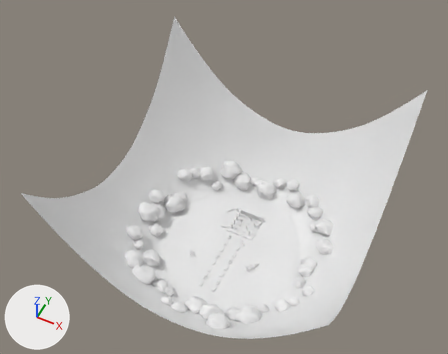
The glTF model Kemet/Game/assets/levels/sunken/level.glb, before and after one commit.
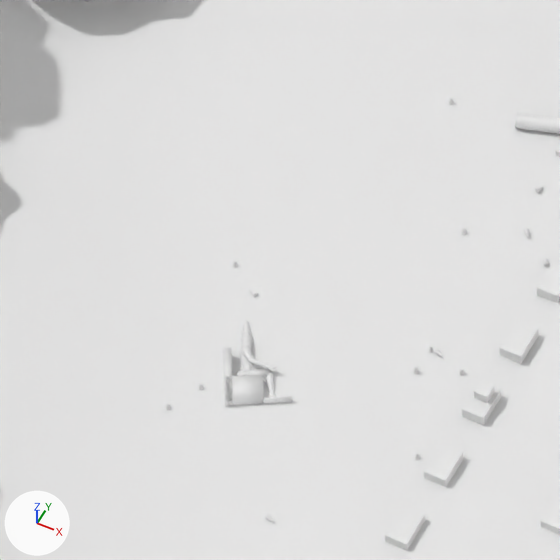
The first picture shows the older version from a camera (50 mm lens) standing at (159.0, -325.0, 521.0) and looking at (-14.0, 22.0, 88.0). The close-ups show the older and then the newer version on the part from 37% to 50% of the width and 60% to 77% of the height of that picture. Only the edits that show in the close-ups are written down. Arrows for +X, +Y and +Z are at lower left; the lights stay in place. Vertices at exactly the same position are counted once.

Script lines for the objects in view, before the commit:
```python
me_bed_001 = bpy.data.meshes.new('bed.001')
me_bed_001.from_pydata(...)  # 8281 vertices, 16200 faces; spans x -130.0..130.0, y -110.0..140.0, z -1.0..159.0
me_ruins_002 = bpy.data.meshes.new('ruins.002')
me_ruins_002.from_pydata(...)  # 2080 vertices, 3968 faces; spans x -25.2..17.2, y -45.1..56.0, z 0.0..8.8
me_ruins_003 = bpy.data.meshes.new('ruins.003')
me_ruins_003.from_pydata(...)  # 13808 vertices, 27340 faces; spans x -35.5..34.6, y -19.4..52.9, z -5.0..8.4
ob_bed__sand = bpy.data.objects.new('bed__sand', me_bed_001)
ob_bed__sand.location = (0.0, 0.0, 0.0)
ob_ruins__granite = bpy.data.objects.new('ruins__granite', me_ruins_003)
ob_ruins__granite.location = (0.0, 0.0, 0.0)
ob_ruins__stone = bpy.data.objects.new('ruins__stone', me_ruins_002)
ob_ruins__stone.location = (0.0, 0.0, 0.0)
```
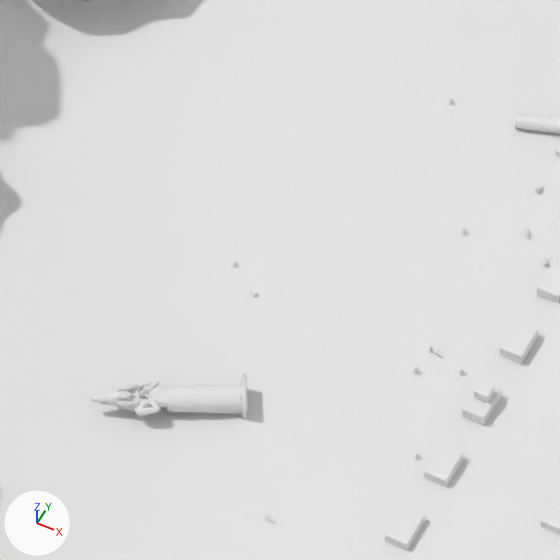
Where the change shows, as pixel boxes (x1, y1, x2, y2) in the close-ups (560 x 560 px; the box of a moved part takes in the faces that stretch with it):
'ruins__granite', reshaped
    before: (223, 321, 292, 406)
    after: (91, 374, 247, 419)
part 1 of me_ruins_003, moved or reshaped
    before: (241, 321, 252, 335)
    after: (91, 392, 113, 405)
part 2 of me_ruins_003, moved or reshaped
    before: (240, 334, 253, 340)
    after: (112, 391, 118, 406)
part 3 of me_ruins_003, moved or reshaped
    before: (242, 337, 251, 351)
    after: (118, 400, 140, 411)
part 4 of me_ruins_003, moved or reshaped (not visible before)
    after: (118, 385, 139, 393)
part 5 of me_ruins_003, moved or reshaped (not visible afterwards)
    before: (223, 347, 233, 406)
part 6 of me_ruins_003, added
    after: (118, 379, 242, 416)
part 7 of me_ruins_003, added
    after: (167, 384, 243, 414)
part 8 of me_ruins_003, deleted
    before: (237, 327, 292, 403)
part 9 of me_ruins_003, moved or reshaped
    before: (226, 375, 264, 405)
    after: (242, 374, 247, 419)

What the commit changed:
me_ruins_003 is used by ob_ruins__granite; location (0.0, 0.0, 0.0).
me_ruins_003 had 13808 vertices, 27340 faces and spanned x -35.5..34.6, y -19.4..52.9, z -5.0..8.4.
me_ruins_003 now has 13921 vertices, 27544 faces and spans x -44.6..34.6, y -26.5..52.9, z -5.0..8.4.
me_ruins_003 part 1: the loose piece of 401 vertices spanning x -35.4..-33.8, y -10.4..-8.4, z -0.8..0.4 is multiplied about its middle by the matrix ((0.625, -0.934, 0.501), (0.287, -0.411, -1.124), (1.02, 0.687, 0.009)), then moved by (-8.7, -16.2, 2.6).
me_ruins_003 part 2: the loose piece of 325 vertices spanning x -34.8..-33.4, y -10.9..-9.8, z -1.0..0.3 is multiplied about its middle by the matrix ((0.625, -0.934, 0.501), (0.287, -0.411, -1.124), (1.02, 0.687, 0.009)), then moved by (-8.1, -14.7, 2.5).
me_ruins_003 part 3: the loose piece of 8 vertices spanning x -34.5..-32.7, y -12.5..-10.3, z 0.3..0.6 is multiplied about its middle by the matrix ((0.625, -0.934, 0.501), (0.287, -0.411, -1.124), (1.02, 0.687, 0.009)), then moved by (-6.9, -13.8, 1.6).
me_ruins_003 part 4: the loose piece of 8 vertices spanning x -34.5..-32.8, y -12.4..-10.2, z -1.6..-0.9 is multiplied about its middle by the matrix ((0.625, -0.934, 0.501), (0.287, -0.411, -1.124), (1.02, 0.687, 0.009)), then moved by (-7.8, -12.1, 3.3).
me_ruins_003 part 5: the loose piece of 8 vertices spanning x -35.5..-31.2, y -19.4..-12.8, z -3.2..1.5 is multiplied about its middle by the matrix ((0.083, -0.124, 0.066), (0.038, -0.054, -0.149), (0.135, 0.091, 0.001)), then moved by (-9.8, -9.5, 2.6).
me_ruins_003 part 6: a new loose piece of 6022 vertices spanning x -42.4..-29.8, y -25.6..-17.2, z 0.4..3.7.
me_ruins_003 part 7: a new loose piece of 201 vertices spanning x -38.0..-29.6, y -23.4..-16.9, z -0.7..2.7.
me_ruins_003 part 8: 6 loose pieces with 6110 vertices, spanning x -35.3..-25.6, y -17.3..-9.4, z -3.1..1.2, are deleted.
me_ruins_003 part 9: 8 vertices removed from x -33.5..-28.3, y -19.2..-14.2, z -3.2..1.1; 8 vertices added at x -31.5..-28.9, y -20.0..-16.2, z -0.9..2.8.
Other edits to the shape of me_ruins_003 do not show in these pictures.
